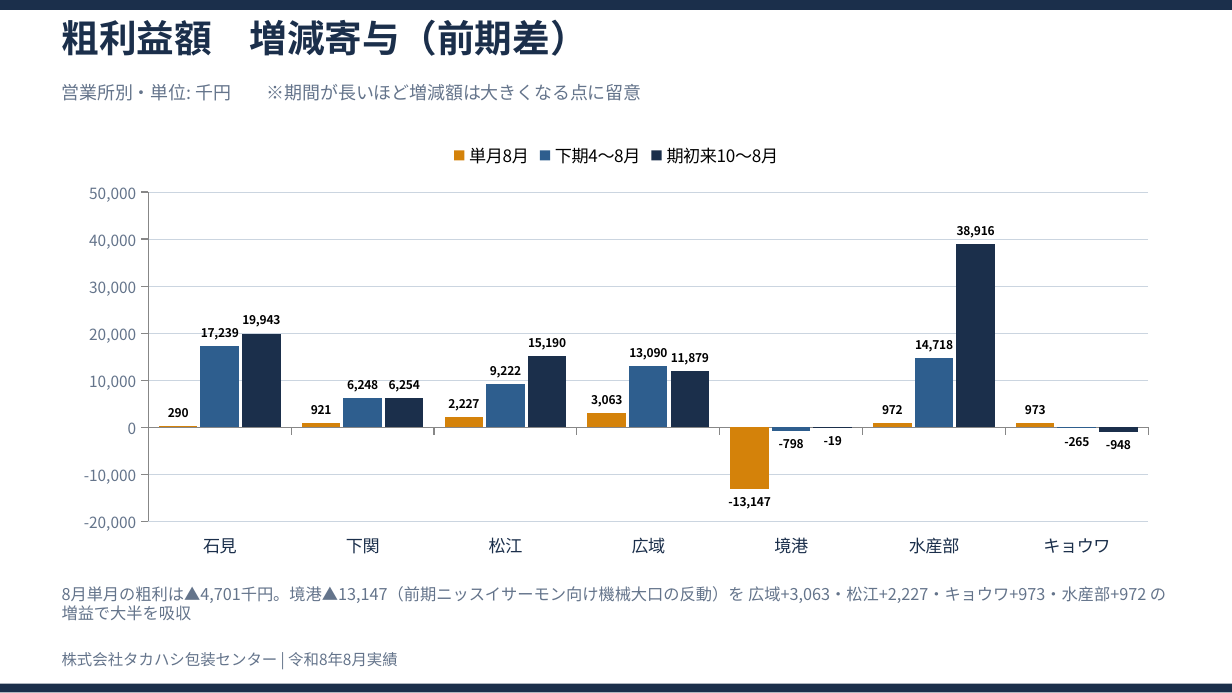
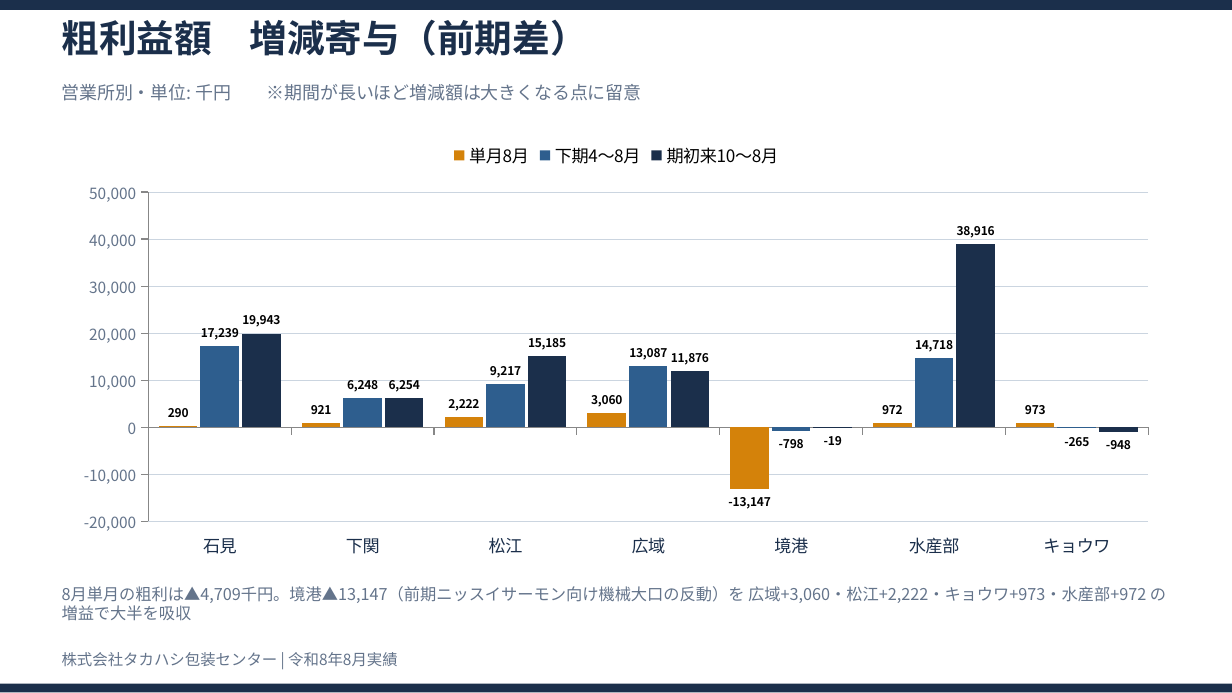
Before and after one commit to takahashihc/claudecode, a slide deck: slide 7 of reports/2026-08_月次実績報告/令和8年8月実績報告.pptx. Drawn at 1232x693 pixels with LibreOffice and Linux fonts; fonts in the diff are those of the drawing. Boxes give left, top, right and bottom in pixels: in the first picture for what was removed or moved away, otherwise in the second. Text is boxed around its words. In the diff, an @@ line names an element or a change of style, - is before the commit and + after.

```diff
--- a/reports/2026-08_月次実績報告/令和8年8月実績報告.pptx
+++ b/reports/2026-08_月次実績報告/令和8年8月実績報告.pptx
@@ column chart at <box>62,129,1170,567</box> @@
@@ 単月8月, 松江: 2227 to 2222 @@
@@ 単月8月, 広域: 3063 to 3060 @@
@@ 下期4〜8月, 松江: 9222 to 9217 @@
@@ 下期4〜8月, 広域: 13090 to 13087 @@
@@ 期初来10〜8月, 松江: 15190 to 15185 @@
@@ 期初来10〜8月, 広域: 11879 to 11876 @@
@@ text at <box>62,586,1166,621</box>: text changed @@
-8月単月の粗利は▲4,701千円。境港▲13,147（前期ニッスイサーモン向け機械大口の反動）を 広域+3,063・松江+2,227・キョウワ+973・水産部+972 の増益で大半を吸収
+8月単月の粗利は▲4,709千円。境港▲13,147（前期ニッスイサーモン向け機械大口の反動）を 広域+3,060・松江+2,222・キョウワ+973・水産部+972 の増益で大半を吸収
```
Also in this commit, not shown: 7 other slides changed, 14 other files.
